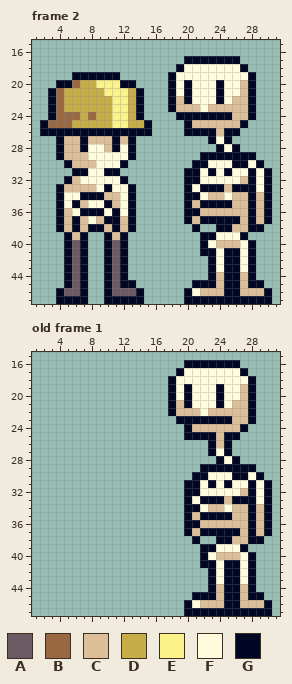
A pixel-art file gets an edit: assets/aseprite files/npc_skeleton.aseprite. The first picture shows the starting point.
48x48 pixels, 3 frames. Shown: frame 2: x 1..31, y 15..47; old frame 1: x 1..31, y 15..47. The commit also changed other frames, which this record leaves out.
Palette (. is transparent): A #6d5b63  B #996841  C #dcbf99  D #c6ad47  E #fcf28a  F #fffbdc  G #000725
Pixels before, frame 2, first column x 2:
17 ..................GGGGGGG....
18 .................GFFFFFFFG...
19 ....GGGGGG......GFFFFFFFFFG..
20 ..GGBDDEEEGG....GFGFFFGFFCG..
21 .GBDDDDDEEEDG...GFGFFFGFFCG..
22 .GBDDDDDDEEDG...GCGFFFGFCCG..
23 .GBDDDDDDEEDG...GCCCFCCCCCG..
24 .GBBBDBDDEEDG....GGGGGGGCCG..
25 GBBBDDDDDEEDDG....GCCCCCCG...
26 GGGGGGGGGGGGGG....GGGGCGG....
27 ..GCCGCCCGCG.........GFG.....
28 ..GCCGFFCGFG..........GFG....
29 ..GCCCFFFFFG........GGGGGGG..
30 ...GCCCFFFG........GGFFFGGFG.
31 ....GGFFGG........GGFGFGFFGFG
32 ...GCFFFFFG.......GGFFFFFCGFG
33 ..GCCCCFGFFG......GFGGGCGGGFG
34 ..GFFGGGCCFG......GGFCCFCCGCG
35 ..GFGCFFGCFG......GCGGGGCCGCG
36 ..GCFGGGFGFG......GGCCCCCCGCG
37 ..GCGCFCGGCG......GCGGGGGCGCG
38 ..GCGCGGCGCG.......G..GGCCGG.
39 ...GCG..GCG.........GGFFFG...
40 ...GAG..GAG.........GFCCCFG..
41 ...GAG..GAG.........GGFGGFG..
42 ...GAG..GAG..........GFGGFG..
43 ...GAG..GAG..........GFGGFG..
44 ...GAG..GAG..........GCGGCG..
45 ...GAG..GAGG.......GGGCGGCGG.
46 ..GAAG..GAAAG.....GFCCCGGCCCG
47 ..GGGG..GGGGG.....GGGGGGGGGGG
Pixels before, old frame 1, first column x 18:
16 ..GGGGGGG....
17 .GFFFFFFFG...
18 GFFFFFFFFFG..
19 GFGFFFGFFCG..
20 GFGFFFGFFCG..
21 GCGFFFGFCCG..
22 GCCCFCCCCCG..
23 .GGGGGGGCCG..
24 ..GCCCCCCG...
25 ..GGGGCGG....
26 .....GCG.....
27 .....GFG.....
28 ......GFG....
29 ....GGGGGGG..
30 ...GGFFFGGFG.
31 ..GGFGFGFFGFG
32 ..GGFFFFFCGFG
33 ..GFGGGCGGGFG
34 ..GGFCCFCCGCG
35 ..GCGGGGCCGCG
36 ..GGCCCCCCGCG
37 ..GCGGGGGCGCG
38 ...G..GGCCGG.
39 ....GGFFFG...
40 ....GFCCCFG..
41 ....GGFGGFG..
42 .....GFGGFG..
43 .....GFGGFG..
44 .....GCGGCG..
45 ...GGGCGGCGG.
46 ..GFCCCGGCCCG
47 ..GGGGGGGGGGG
After the commit:
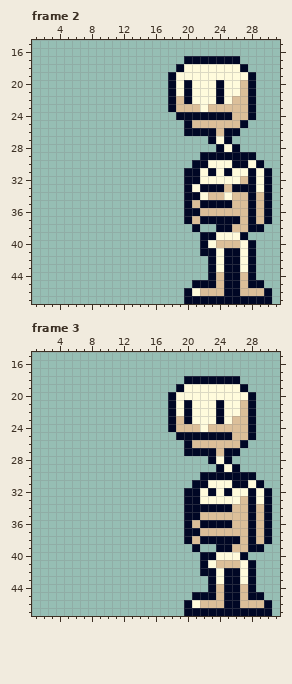
A new or re-ordered frame is compared with the old frame closest to it.
Difference:
frames re-ordered
Frame 2, layer "Layer 1":
y 19: x 6..11 GGGGGG -> ......
y 20: x 4..13 GGBDDEEEGG -> ..........
y 21: x 3..14 GBDDDDDEEEDG -> ............
y 22..23: x 3..14 GBDDDDDDEEDG -> ............
y 24: x 3..14 GBBBDBDDEEDG -> ............
y 25: x 2..15 GBBBDDDDDEEDDG -> ..............
y 26: x 2..15 GGGGGGGGGGGGGG -> ..............
y 27: x 4..13 GCCGCCCGCG -> ..........
y 28: x 4..13 GCCGFFCGFG -> ..........
y 29: x 4..13 GCCCFFFFFG -> ..........
y 30: x 5..12 GCCCFFFG -> ........
y 31: x 6..11 GGFFGG -> ......
y 32: x 5..12 GCFFFFFG -> ........
y 33: x 4..13 GCCCCFGFFG -> ..........
y 34: x 4..13 GFFGGGCCFG -> ..........
y 35: x 4..13 GFGCFFGCFG -> ..........
y 36: x 4..13 GCFGGGFGFG -> ..........
y 37: x 4..13 GCGCFCGGCG -> ..........
y 38: x 4..13 GCGCGGCGCG -> ..........
y 39: x 5..7 GCG -> ...; x 10..12 GCG -> ...
y 40..44: x 5..7 GAG -> ...; x 10..12 GAG -> ...
y 45: x 5..7 GAG -> ...; x 10..13 GAGG -> ....
y 46: x 4..7 GAAG -> ....; x 10..14 GAAAG -> .....
y 47: x 4..7 GGGG -> ....; x 10..14 GGGGG -> .....
Frame 3 against old frame 1, layer "Layer 1":
y 16: x 20..26 GGGGGGG -> .......
y 17: x 19..27 GFFFFFFFG -> .........
y 18: x 18..28 GFFFFFFFFFG -> ..GGGGGGG..
y 19: x 18..20 GFG -> .GF; x 24 G -> F; x 27..28 CG -> G.
y 20: x 20 G -> F; x 24 G -> F; x 27 C -> F
y 21: x 19 C -> F; x 26 C -> F
y 22: x 19..21 CCC -> FGF; x 23..26 CCCC -> FGFF
y 23: x 18..19 .G -> GC; x 21..23 GGG -> FFF; x 25 G -> F
y 24: x 18..20 ..G -> GCC; x 22 C -> F; x 27..28 G. -> CG
y 25: x 19 . -> G; x 24 C -> G; x 26..28 G.. -> CCG
y 26: x 20..23 ...G -> GCCC; x 25..27 G.. -> CCG
y 27: x 20..22 ... -> GGG; x 24 F -> C; x 26 . -> G
y 28: x 23..26 .GFG -> GFG.
y 29: x 22..23 GG -> ..; x 25 G -> F; x 27..28 GG -> ..
y 30: x 21 G -> .; x 23..25 FFF -> GGG; x 28..29 FG -> G.
y 31: x 20 G -> .; x 22..23 FG -> GF; x 25..30 GFFGFG -> FGGFG.
y 32: x 23 F -> G; x 25 F -> G; x 27 C -> F
y 33: x 21..27 FGGGCGG -> GFFFFFC
y 34: x 22..25 FCCF -> GGGG
y 35: x 21..25 CGGGG -> GCCCC
y 36: x 21..25 GCCCC -> CGGGG
y 37: x 21..26 CGGGGG -> GCCCCC
y 38: x 20..23 .G.. -> GCGG; x 26 C -> G; x 29..30 G. -> CG
y 39: x 21..29 .GGFFFG.. -> G..GGCCGG
y 40: x 23..28 FCCCFG -> GFFFG.
y 41: x 23..26 GFGG -> FCCC
y 42: x 22 . -> G
